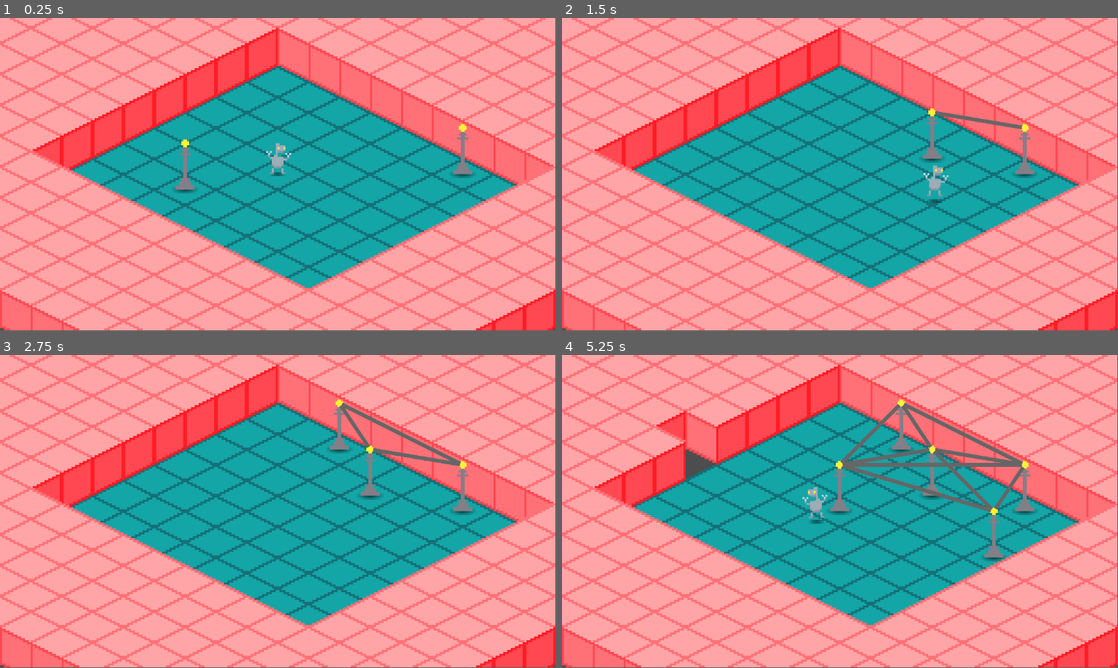
Above: before the commit, frames 1-4 (two rows, left to right).
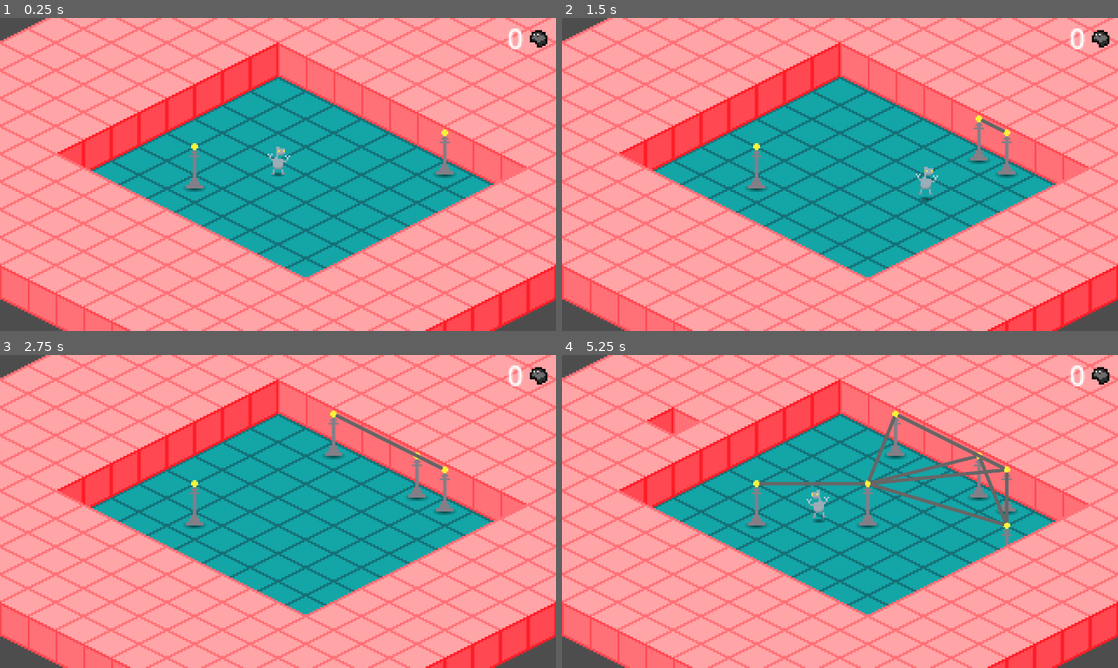
Above: after the commit, the same moments.

Repository: WesleyClements/bigmode-2025-game-jam
Game: Godot game, scene res://main.tscn
The game is run twice, just before and just after one commit, with the same random seed, the same clock (stepped at 60 frames per second) and the same inputs.
Inputs (mouse positions are in pixels of both pictures, inside the frame that each line leads up to):
- Up to frame 1 (0.25 s): no input
- Up to frame 2 (1.5 s): tap Enter at 0.5 s; move the mouse to (962, 158) at 0.52 s; hold D (move_right) 0.53-1.28 s; click (962, 158) at 0.6 s; move the mouse to (728, 190) at 1.27 s; hold S (move_down) from 1.28 s (still down); right-click (728, 190) at 1.35 s
- Up to frame 3 (2.75 s): move the mouse to (333, 442) at 2.02 s; release S (move_down) at 2.03 s; hold D (move_right) from 2.03 s (still down); click (333, 442) at 2.1 s
- Up to frame 4 (5.25 s): tap Space at 2.75 s; move the mouse to (812, 574) at 2.77 s; release D (move_right) at 2.78 s; hold W (move_up) 2.78-3.53 s; right-click (812, 574) at 2.85 s; move the mouse to (1006, 558) at 3.52 s; hold A (move_left) 3.53-5.03 s; click (1006, 558) at 3.6 s; move the mouse to (673, 464) at 4.27 s; right-click (673, 464) at 4.35 s; move the mouse to (867, 511) at 5.02 s; hold S (move_down) from 5.03 s (still down); click (867, 511) at 5.1 s
In our replay, the window is 799x449 before the commit and 800x450 after it. These sizes can differ from the game's own. Grey fills any space a smaller window leaves; there, only what the larger window draws over its background counts as a difference.

The runs differ from the first frame. In frame 1, 43% of the frame differs, in the area x 0-100%, y 0-100%; in frame 2, 43%; in frame 3, 43%; in frame 4, 46%.

Commit message:
added UI and MessageBuss

Diff:
--- /dev/null
+++ b/UI.tscn
@@ -0,0 +1,30 @@
+[gd_scene load_steps=3 format=3 uid="uid://cdhfd37vrxpuw"]
+
+[ext_resource type="Script" path="res://ui.gd" id="1_js83p"]
+[ext_resource type="Texture2D" uid="uid://dh3jwi3512l68" path="res://assets/sprites/coal.png" id="1_s6p1f"]
+
+[node name="UI" type="Control"]
+layout_mode = 3
+anchors_preset = 15
+anchor_right = 1.0
+anchor_bottom = 1.0
+grow_horizontal = 2
+grow_vertical = 2
+script = ExtResource("1_js83p")
+
+[node name="Sprite2D" type="Sprite2D" parent="."]
+position = Vector2(464, 11)
+texture = ExtResource("1_s6p1f")
+
+[node name="NinePatchRect" type="NinePatchRect" parent="."]
+layout_mode = 0
+offset_left = 433.0
+offset_top = -1.0
+offset_right = 473.0
+offset_bottom = 39.0
+
+[node name="coalcount" type="Label" parent="."]
+layout_mode = 0
+offset_left = 446.0
+offset_right = 486.0
+offset_bottom = 23.0
--- /dev/null
+++ b/autoloads/MessageBuss.gd
@@ -0,0 +1,3 @@
+extends Node
+enum ItemType{COAL}
+signal item_collected(type:ItemType,count:int)
--- a/main.tscn
+++ b/main.tscn
@@ -1,8 +1,10 @@
-[gd_scene load_steps=4 format=4 uid="uid://p5awsdsi1kea"]
+[gd_scene load_steps=6 format=4 uid="uid://p5awsdsi1kea"]
 
 [ext_resource type="TileSet" uid="uid://db4yk56aryubd" path="res://resources/terrain.TileSet.tres" id="1_lqee0"]
 [ext_resource type="PackedScene" uid="uid://cj8ksno35aduj" path="res://scenes/player.tscn" id="2_l8qed"]
 [ext_resource type="Script" path="res://scripts/digging.gd" id="2_sh2ir"]
+[ext_resource type="PackedScene" uid="uid://dqcmb4di314pm" path="res://coal.tscn" id="4_d3qpk"]
+[ext_resource type="PackedScene" uid="uid://cdhfd37vrxpuw" path="res://UI.tscn" id="5_p1ybt"]
 
 [node name="Main" type="Node"]
 
@@ -24,3 +26,11 @@
 
 [node name="Camera2D" type="Camera2D" parent="."]
 zoom = Vector2(4, 4)
+
+[node name="UI" parent="." instance=ExtResource("5_p1ybt")]
+offset_left = -314.0
+offset_top = -90.0
+offset_right = 6.0
+offset_bottom = 110.0
+
+[connection signal="body_entered" from="World/coal" to="UI" method="_on_coal_body_entered"]
--- a/pickup.gd
+++ b/pickup.gd
@@ -8,6 +8,7 @@
 #	move_and_collide(linear_velocity)
 
 func collect():
+	MessageBuss.item_collected.emit(MessageBuss.ItemType.COAL, 1)
 	queue_free()
 
 
--- a/project.godot
+++ b/project.godot
@@ -15,6 +15,16 @@
 run/main_scene="res://main.tscn"
 config/features=PackedStringArray("4.3", "Forward Plus")
 config/icon="res://assets/icon.svg"
+
+[autoload]
+
+MessageBuss="*res://autoloads/MessageBuss.gd"
+
+[display]
+
+window/size/viewport_width=1280
+window/size/viewport_height=720
+window/size/resizable=false
 
 [input]
 
--- /dev/null
+++ b/ui.gd
@@ -0,0 +1,20 @@
+extends Control
+
+var coal_collected: = 0
+
+# Called when the node enters the scene tree for the first time.
+func _ready() -> void:
+	$coalcount.text = str(coal_collected)
+	MessageBuss.item_collected.connect(on_item_collected)
+
+
+# Called every frame. 'delta' is the elapsed time since the previous frame.
+func _process(delta: float) -> void:
+	pass
+
+func on_item_collected(itemtype: MessageBuss.ItemType,amount: int ):
+	match itemtype:
+		MessageBuss.ItemType.COAL:
+			print("coal collected")
+			coal_collected = coal_collected + amount
+			$coalcount.text = str(coal_collected)
